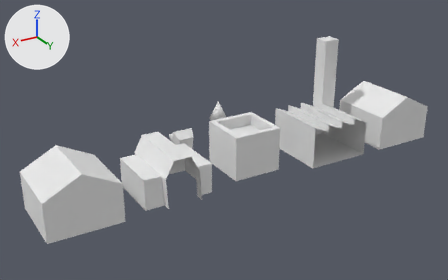
Before and after pictures for a commit that changed the Blender file asset-sources/house.blend.
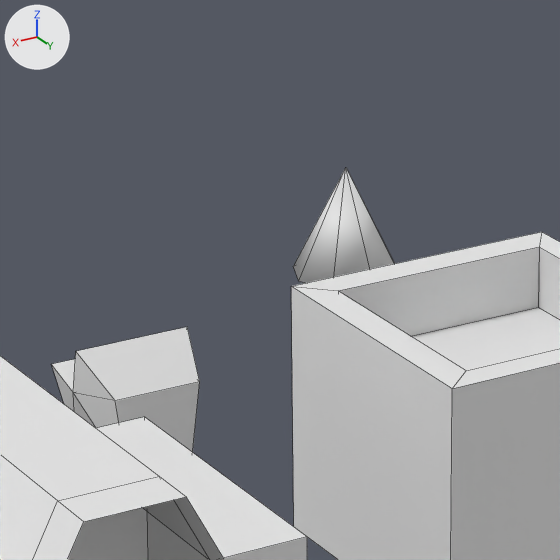
There are two pictures of each version: one whole from a 50 mm camera at (14.32, 22.46, 12.15) aimed at (0.69, -0.26, 0.79), one close up on the part from 36% to 57% of the width and 26% to 60% of the height. Lighting does not change. The marker at upper left points along +X, +Y and +Z. The close-ups show mesh edges as thin lines.

Before the edit, the objects in view are built like this:
```python
me_cone = bpy.data.meshes.new('Cone')
me_cone.from_pydata(...)  # an 8-sided cone pointing to +z spanning x 0.0..1.0, y 0.0..1.0, z 0.0..1.0
me_cone.polygons.foreach_set('use_smooth', [True] * 9)
me_cube = bpy.data.meshes.new('Cube')
me_cube.from_pydata(...)  # 16 vertices, 13 faces; spans x -0.63..1.62, y 0.0..2.29, z 0.0..2.0
me_cube.materials.append(mat_material)  # white #e7e7e7
me_cube_003 = bpy.data.meshes.new('Cube.003')
me_cube_003.from_pydata(...)  # 12 vertices, 14 faces; spans x -0.5..0.5, y -0.624..0.5, z 0.0..0.975
ob_cone = bpy.data.objects.new('Cone', me_cone)
ob_cone.location = (-2.0, -5.0, 0.0)
ob_cube = bpy.data.objects.new('Cube', me_cube_003)
ob_cube.location = (2.0, -2.0, 0.0)
ob_home = bpy.data.objects.new('Home', me_cube)
ob_home.location = (0.0, 0.0, 0.0)
# also in view: 'School' at (4.5, 1.5, 1.02)
```
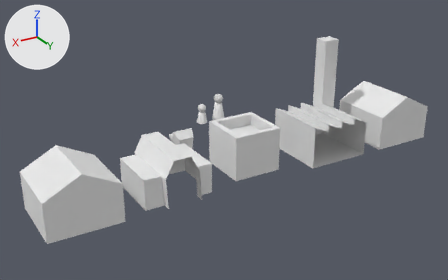
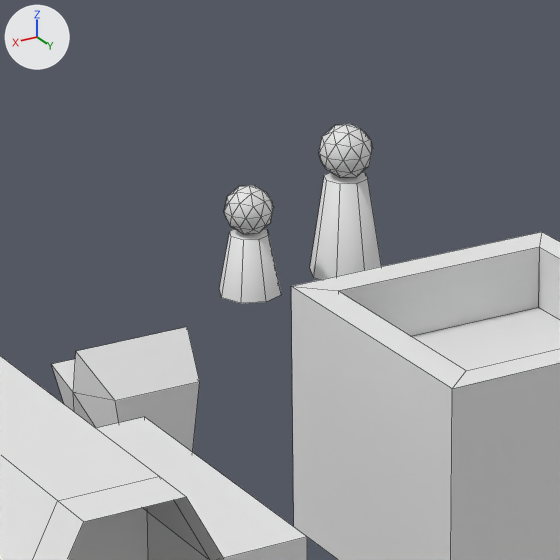
The change, as a list of edits to the scene's bpy script:
```text
Add me_cone_1:
    me_cone_1.from_pydata(...)  # 58 vertices, 89 faces; spans x 0.157..0.843, y 0.157..0.843, z 0.0..1.403
    me_cone_1.polygons.foreach_set('use_smooth', [True] * 89)
Add me_cone_001:
    me_cone_001.from_pydata(...)  # 58 vertices, 89 faces; spans x 0.209..0.791, y 0.209..0.791, z 0.0..1.009
    me_cone_001.polygons.foreach_set('use_smooth', [True] * 89)
Remove ob_cone:
    ob_cone = bpy.data.objects.new('Cone', me_cone)
    ob_cone.location = (-2.0, -5.0, 0.0)
Add ob_adult:
    ob_adult = bpy.data.objects.new('Adult', me_cone_1)
    ob_adult.location = (-2.0, -5.0, 0.0)
Add ob_child:
    ob_child = bpy.data.objects.new('Child', me_cone_001)
    ob_child.location = (-1.0, -5.0, 0.0)
```

Changed parts and their boxes [x1, y1, x2, y2] in the close-ups (560 x 560 px):
'Adult', added: after [310, 124, 382, 280]
'Cone', deleted: before [293, 168, 394, 283]
'Child', added: after [219, 185, 281, 303]
